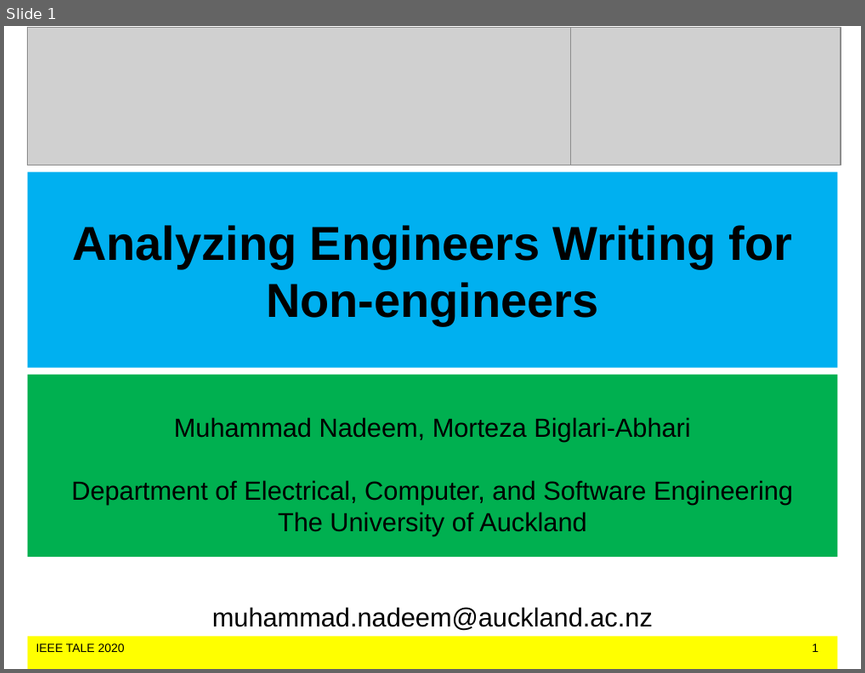
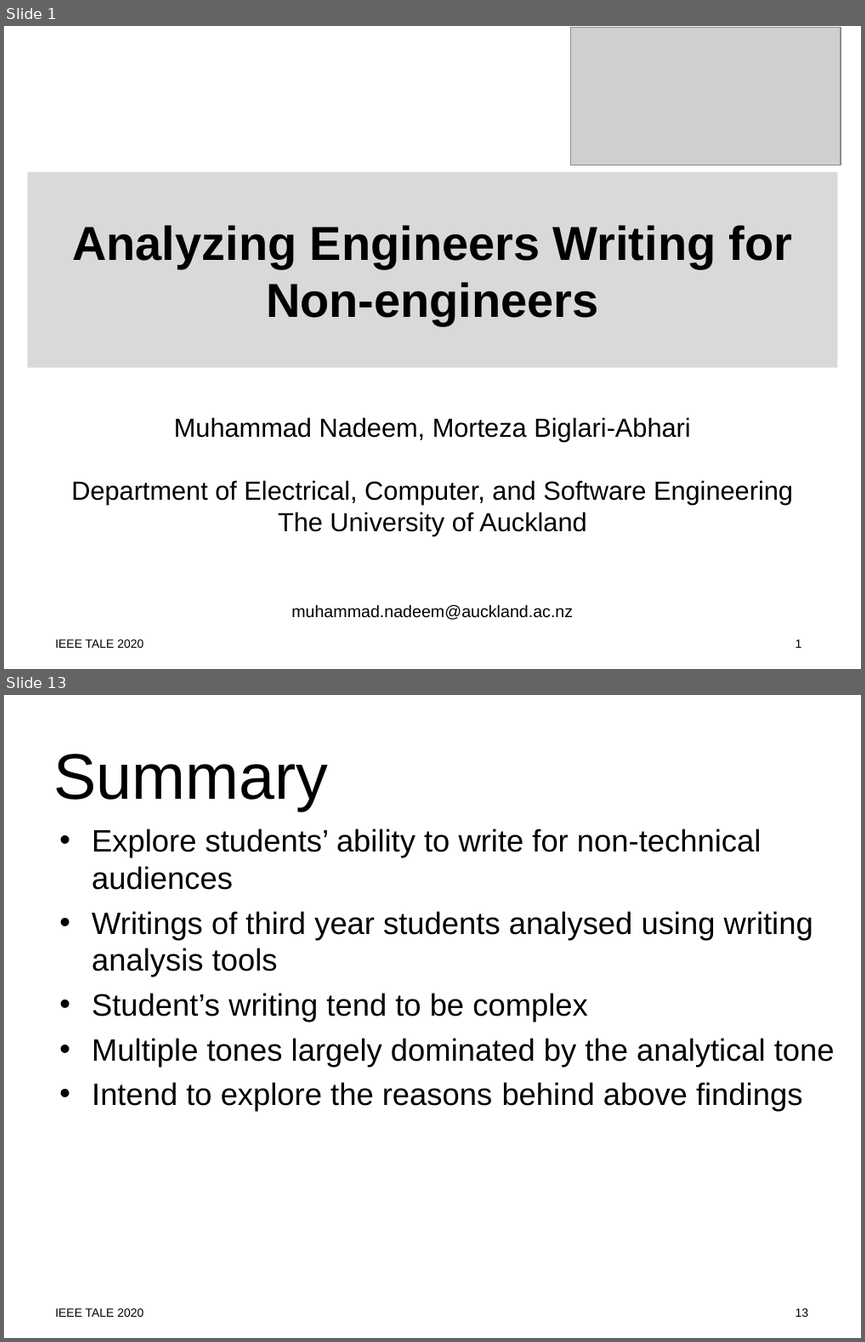
Before and after one commit to MuhammadNadeemAUM/Writing-Diet, a slide deck: Nadeem_IEEE TALE_259.ppt. Shown one above the other, each under a label of ours: slide 1 before the commit, slides 1 and 13 after it; the slides between them are not shown. The pictures are 865x673 and 865x1342 pixels, drawn with LibreOffice and Linux fonts; fonts in the diff are those of the drawing; grey boxes stand for pictures. Boxes give left, top, right and bottom in pixels: in the first picture for what was removed or moved away, otherwise in the second. Text is boxed around its words. In the diff, an @@ line names an element or a change of style, - is before the commit and + after.

```diff
--- a/Nadeem_IEEE TALE_259.ppt
+++ b/Nadeem_IEEE TALE_259.ppt
@@ slide 13 added at box(4, 695, 861, 1338), background #FFFFFF; not listed: 1 template element that a slide beside it also shows @@
@@ title added at box(53, 754, 328, 811), 54 pt, text #000000 @@
+Summary
@@ text added at box(92, 828, 834, 1111), 26 pt, text #000000 @@
+• Explore students’ ability to write for non-technical audiences
+• Writings of third year students analysed using writing analysis tools
+• Student’s writing tend to be complex
+• Multiple tones largely dominated by the analytical tone
+• Intend to explore the reasons behind above findings
@@ slide 1 changed as well @@
@@ picture removed at box(27, 28, 570, 165) @@
@@ title "Analyzing Engineers Writing for Non-engineers" at box(27, 171, 837, 367): fill #00B0F0 to #D9D9D9 @@
@@ subtitle "Muhammad Nadeem, Morteza Biglari-Abhari": place and size @@
-subtitle "Muhammad Nadeem, Morteza Biglari-Abhari" at box(27, 374, 837, 556)
+subtitle "Muhammad Nadeem, Morteza Biglari-Abhari" at box(71, 417, 793, 619)
@@ subtitle "Muhammad Nadeem, Morteza Biglari-Abhari" at box(71, 417, 793, 619): fill #00B050 to none @@
@@ subtitle at box(291, 604, 573, 619): size 22 to 14 pt in "muhammad.nadeem@auckland.ac.nz"; less space between paragraphs @@
@@ text: place and size @@
-text at box(27, 636, 837, 669)
+text at box(55, 639, 802, 647)
@@ text at box(55, 639, 802, 647): fill #FFFF00 to none @@
```
Also in this commit, not shown: 2 other slides changed, 10 other slides added, 8 slides removed, 5 other files.
